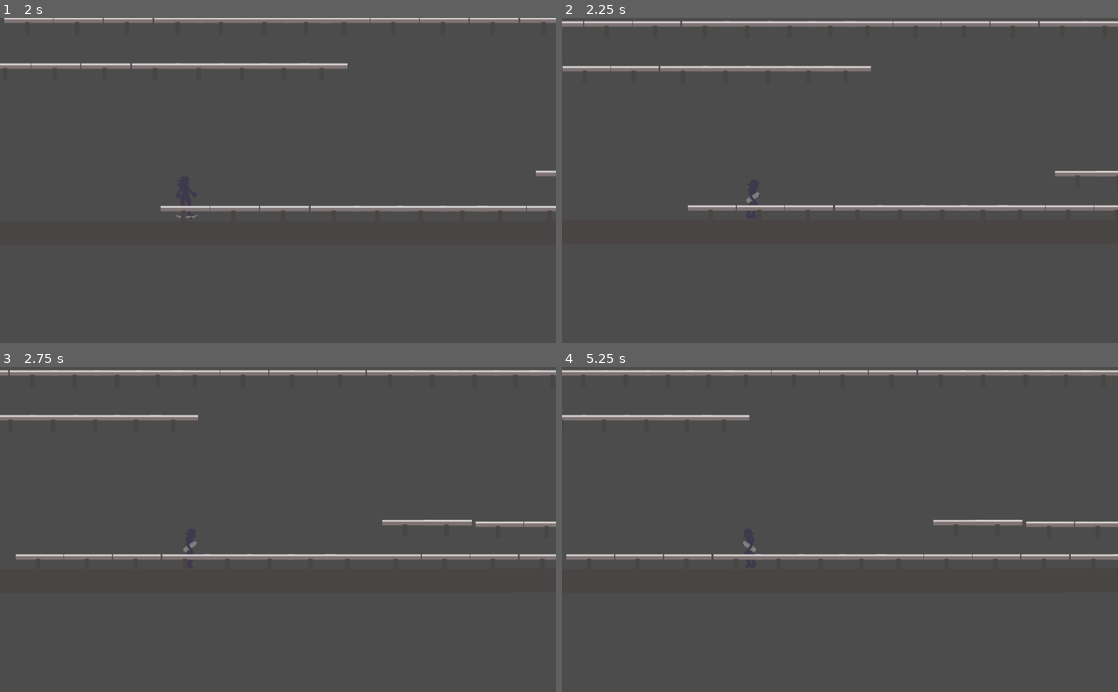
Above: before the commit, frames 1-4 (two rows, left to right).
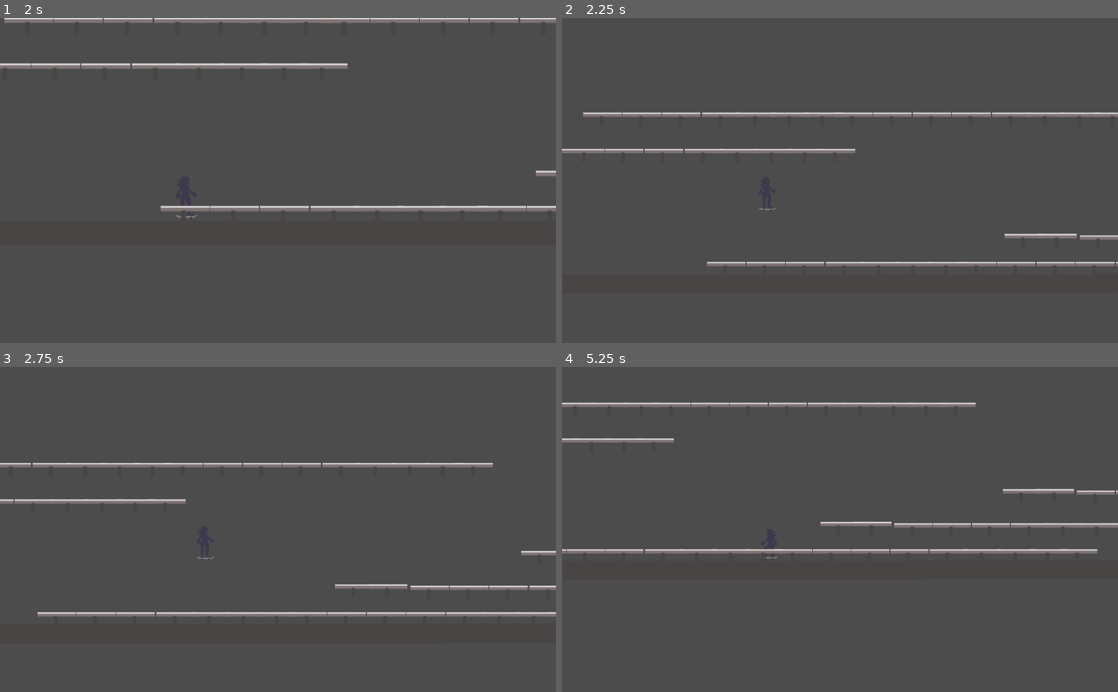
Above: after the commit, the same moments.

Repository: punchcafe/girls-on-wheels-godot
Game: Godot game, scene res://GameDemo.tscn
Two runs of this game, one before a commit and one after it. Both use one fixed random seed, a clock stepped at 60 frames per second and the inputs below.
Inputs:
- Up to frame 1 (2 s): hold Right (ui_right) 0.53-1.28 s; hold Space (ollie_button) 0.53-1.28 s; tap Enter at 1.25 s; hold Left (ui_left) from 1.28 s (still down); tap Space (ollie_button) at 1.35 s
- Up to frame 2 (2.25 s): tap Space (ollie_button) at 2 s; release Left (ui_left) at 2.03 s; hold Right (ui_right) from 2.03 s (still down); hold Space (ollie_button) from 2.03 s (still down)
- Up to frame 3 (2.75 s): keep holding Right (ui_right); keep holding Space (ollie_button)
- Up to frame 4 (5.25 s): release Space (ollie_button) at 2.78 s; tap Space (ollie_button) at 2.85, 4.35 s; release Right (ui_right) at 3.53 s; hold Space (ollie_button) 3.53-4.28 s; hold Left (ui_left) from 3.53 s (still down); tap Enter at 4.25 s; hold Space (ollie_button) from 5.03 s (still down)

Frame 1 is identical in both runs. In frame 2, 7.3% of the frame differs, in the area x 0-100%, y 0-77%; in frame 3, 7.9%; in frame 4, 7.8%.
Error before the commit: Invalid set index 'crouched' (on base: 'KinematicBody2D (SkaterScript.gd)') with value of type 'bool'. (res://run_movement_strategy.gd:24)

Commit message:
:sparkles: add wall hang functionality

Diff:
--- a/Skater.tscn
+++ b/Skater.tscn
@@ -8,6 +8,7 @@
 [ext_resource path="res://grind_movement_strategy.gd" type="Script" id=6]
 [ext_resource path="res://run_movement_strategy.gd" type="Script" id=7]
 [ext_resource path="res://StateManager.gd" type="Script" id=8]
+[ext_resource path="res://wall_hang_movement_strategy.gd" type="Script" id=9]
 
 [sub_resource type="RectangleShape2D" id=1]
 extents = Vector2( 16.9423, 2.79077 )
@@ -202,6 +203,9 @@
 [node name="RunMovementStrategy" type="Node" parent="KinematicBody2D/MovementStrategyManager"]
 script = ExtResource( 7 )
 
+[node name="WallHangMovementStrategy" type="Node" parent="KinematicBody2D/MovementStrategyManager"]
+script = ExtResource( 9 )
+
 [node name="AnimationPlayer" type="AnimationPlayer" parent="KinematicBody2D"]
 anims/GRINDING_LEFT = SubResource( 2 )
 anims/GRINDING_RIGHT = SubResource( 3 )
--- a/StateManager.gd
+++ b/StateManager.gd
@@ -10,14 +10,14 @@
 }
 
 var _grinding_rail
-var _hanging_wall
+var _hanging_wall_collision
 
 var _current_state
 
 func _ready():
 	self._current_state = SkaterStates.SKATING
 	self._grinding_rail = null
-	self._hanging_wall = null
+	self._hanging_wall_collision = null
 
 func _transition_state_to(state) -> bool:
 	if(self._permitted_state_transitions[self._current_state].has(state)):
@@ -51,5 +51,20 @@
 func dismount() -> bool:
 	return _transition_state_to(SkaterStates.RUNNING)
 
+func grab_wall(collision) -> bool:
+	if(_transition_state_to(SkaterStates.WALL_HANGING)):
+		self._hanging_wall_collision = collision
+		return true
+	else:
+		return false
+
+func release_wall() -> bool:
+	if(_transition_state_to(SkaterStates.SKATING)):
+		self._hanging_wall_collision = null
+		print("released!")
+		return true
+	else:
+		return false
+
 func get_grinding_rail():
 	return _grinding_rail
--- a/run_movement_strategy.gd
+++ b/run_movement_strategy.gd
@@ -21,7 +21,6 @@
 		skater.regularVelocity = Vector2(0,0)
 		return
 	if Input.is_action_pressed("ollie_button"):
-		skater.crouched = false
 		skater._state_manager.mount()
 	skater.move_and_collide(skater.regularVelocity*delta)
 
--- a/skate_movement_strategy.gd
+++ b/skate_movement_strategy.gd
@@ -39,11 +39,14 @@
 		skater.regularVelocity = apply_horizontal_friction(skater.regularVelocity)
 
 func apply_after_collision_input(initialCollision, skater):
-	if(skater.regularVelocity.x < 0.1 && skater.regularVelocity.x > -0.1):
+	if(initialCollision && initialCollision.normal.y == 0):
+		# Collision with a wall
+		skater._state_manager.grab_wall(initialCollision)
+	elif(skater.regularVelocity.x < 0.1 && skater.regularVelocity.x > -0.1):
 		_crouched = false
 		skater._state_manager.dismount()
 		pass
-	if Input.is_action_pressed("ollie_button"):
+	elif Input.is_action_pressed("ollie_button"):
 		_crouched = true
 	else:
 		if(_crouched):
--- /dev/null
+++ b/wall_hang_movement_strategy.gd
@@ -0,0 +1,50 @@
+extends "res://movement_strategy.gd"
+
+const SkaterStates = preload("res://SkaterStates.gd")
+const time_on_wall_limit = 0.25
+
+var time_on_wall := 0.0
+
+var slide_velocity = Vector2(0, 100)
+
+# Declare member variables here. Examples:
+# var a = 2
+# var b = "text"
+
+
+# Called when the node enters the scene tree for the first time.
+func _ready():
+	pass # Replace with function body.
+
+
+func move(skater, delta):
+	if(time_on_wall > time_on_wall_limit):
+		_launch_skater_off_wall(skater, false)
+		pass
+	if(Input.is_action_pressed("ollie_button")):
+		if(time_on_wall == 0):
+			# User did not release ollie before landing
+			_launch_skater_off_wall(skater, false)
+			pass
+		else:
+			print("success")
+			_launch_skater_off_wall(skater, true)
+			pass
+	skater.move_and_collide(slide_velocity*delta)
+	time_on_wall += delta
+	print("owch!")
+	print(time_on_wall)
+
+func get_applicable_status():
+	return SkaterStates.WALL_HANGING
+
+func _launch_skater_off_wall(skater, success):
+	time_on_wall = 0
+	var release_vector = get_release_vector(success, skater._state_manager._hanging_wall_collision)
+	skater.regularVelocity = release_vector
+	skater._state_manager.release_wall()
+
+func get_release_vector(success, collision):
+	var x = -300 if collision.remainder.x > 0 else 300
+	var y = -900 if success else 300
+	return Vector2(x,y)
Not shown: 1 places in Skater.tscn that only renumber resources
